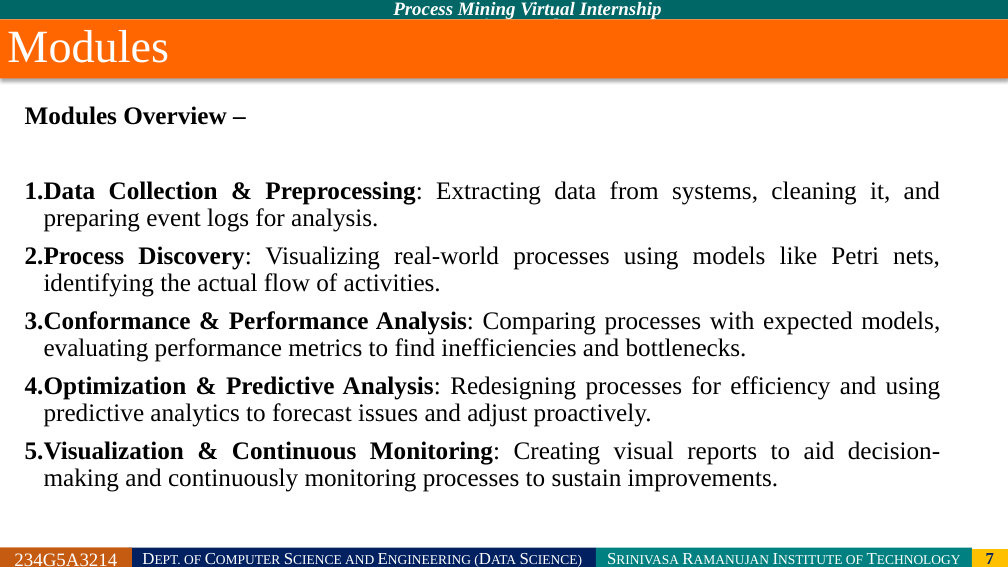
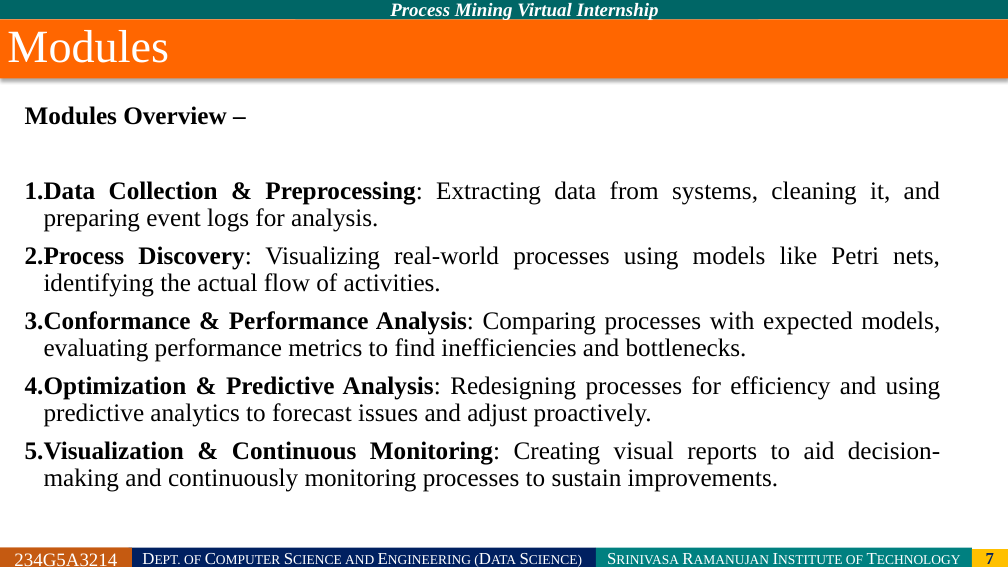
Before and after one commit to srivaishnavi26/Summer-Internship---I, a slide deck: slide 7 of PRESENTATION.pptx. Drawn at 1008x567 pixels with LibreOffice and Linux fonts; fonts in the diff are those of the drawing; background and template pictures are left out. Boxes give left, top, right and bottom in pixels: in the first picture for what was removed or moved away, otherwise in the second. Text is boxed around its words. In the diff, an @@ line names an element or a change of style, - is before the commit and + after.

```diff
--- a/PRESENTATION.pptx
+++ b/PRESENTATION.pptx
@@ rectangle "Process Mining Virtual Internship": place and size @@
-rectangle "Process Mining Virtual Internship" at (296, 0, 765, 17)
+rectangle "Process Mining Virtual Internship" at (296, 0, 758, 19)
```
Also in this commit, not shown: 5 other slides changed.
